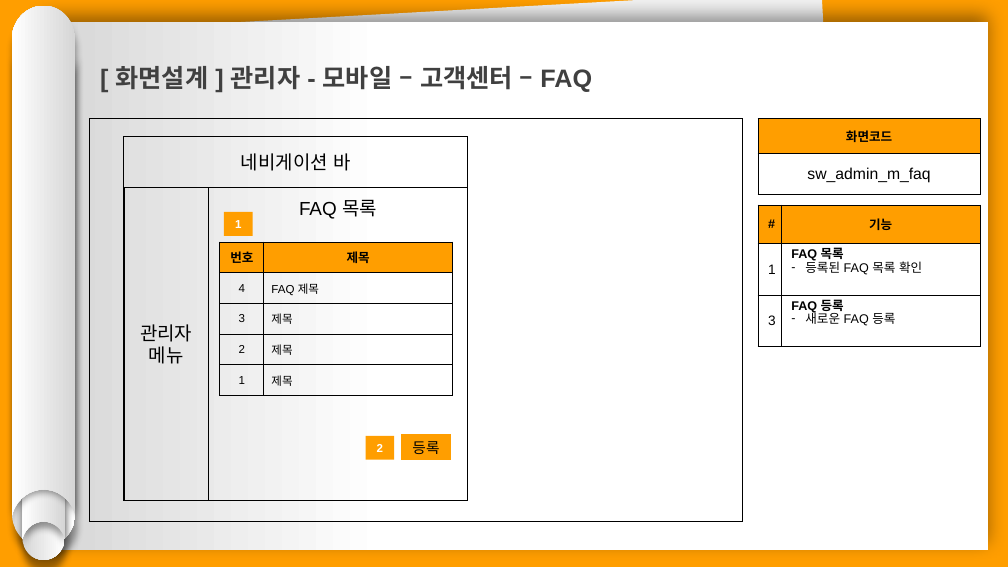
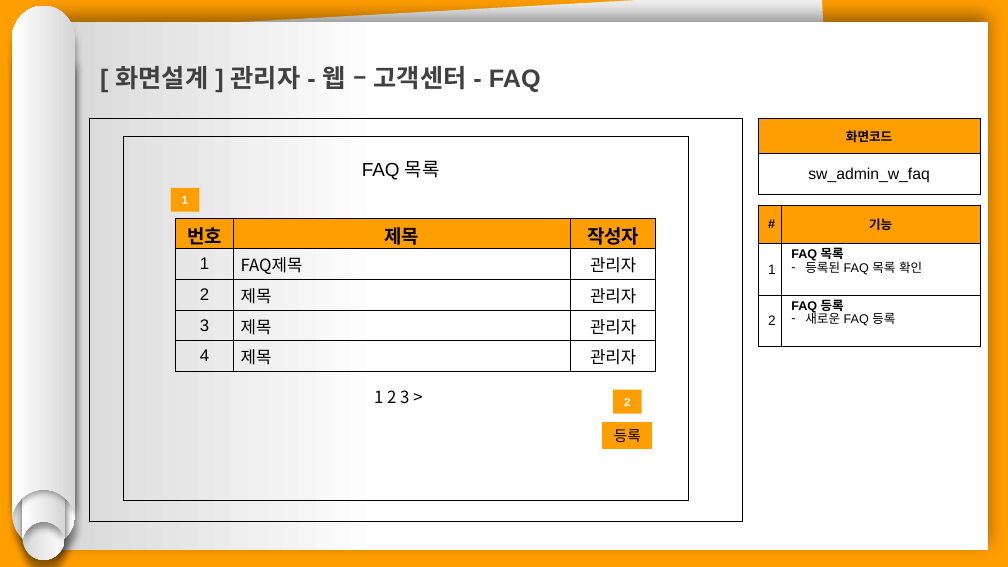
Before and after one commit to hhsw07/ezen-academy-projects, a slide deck: slide 11 of 0 발표용 파워포인트/project06 - 파워포인트 종합 - 송우.pptx (slide 15 before the commit). Drawn at 1008x567 pixels with LibreOffice and Linux fonts; fonts in the diff are those of the drawing. Boxes give left, top, right and bottom in pixels: in the first picture for what was removed or moved away, otherwise in the second. Text is boxed around its words. In the diff, an @@ line names an element or a change of style, - is before the commit and + after.

```diff
--- a/0 발표용 파워포인트/project06 - 파워포인트 종합 - 송우.pptx
+++ b/0 발표용 파워포인트/project06 - 파워포인트 종합 - 송우.pptx
@@ text at box(116, 66, 541, 92): text changed @@
-[ 화면설계 ] 관리자 - 모바일 – 고객센터 – FAQ
+[ 화면설계 ] 관리자 - 웹 – 고객센터 - FAQ
@@ table at box(758, 119, 981, 194) @@
-row 2, column 1: sw_admin_m_faq
+row 2, column 1: sw_admin_w_faq
@@ rectangle: place and size @@
-rectangle at box(124, 136, 468, 500)
+rectangle at box(124, 136, 689, 500)
@@ rectangle removed at box(124, 136, 468, 188) @@
-네비게이션 바
@@ text "FAQ 목록": place and size @@
-text "FAQ 목록" at box(208, 188, 467, 501)
+text "FAQ 목록" at box(362, 160, 440, 180)
@@ text "FAQ 목록" at box(362, 160, 440, 180): outline #000000 1 pt to none @@
@@ rectangle removed at box(124, 188, 208, 501) @@
-관리자
-메뉴
@@ rectangle "1": place and size @@
-rectangle "1" at box(224, 212, 253, 236)
+rectangle "1" at box(171, 188, 200, 212)
@@ table at box(175, 218, 656, 371) @@
-column 1: 번호 | 4 | 3 | 2 | 1
-column 2: 제목 | FAQ 제목 | 제목 | 제목 | 제목
+column 1: 번호 | 1 | 2 | 3 | 4
+column 2: 제목 | FAQ제목 | 제목 | 제목 | 제목
+column 3: 작성자 | 관리자 | 관리자 | 관리자 | 관리자
@@ table: place and size @@
-table at box(220, 242, 453, 395)
+table at box(175, 218, 656, 371)
@@ text added at box(374, 390, 409, 404), 16 pt, text #000000 @@
+1 2 3 >
@@ rectangle "2": place and size @@
-rectangle "2" at box(366, 436, 395, 460)
+rectangle "2" at box(613, 390, 642, 414)
@@ rectangle "등록": place and size @@
-rectangle "등록" at box(402, 435, 451, 460)
+rectangle "등록" at box(603, 423, 652, 448)
@@ rectangle "등록" at box(603, 423, 652, 448): font Arial to Noto Sans CJK KR @@
```
Also in this commit, not shown: 11 other slides changed, 8 slides removed.
